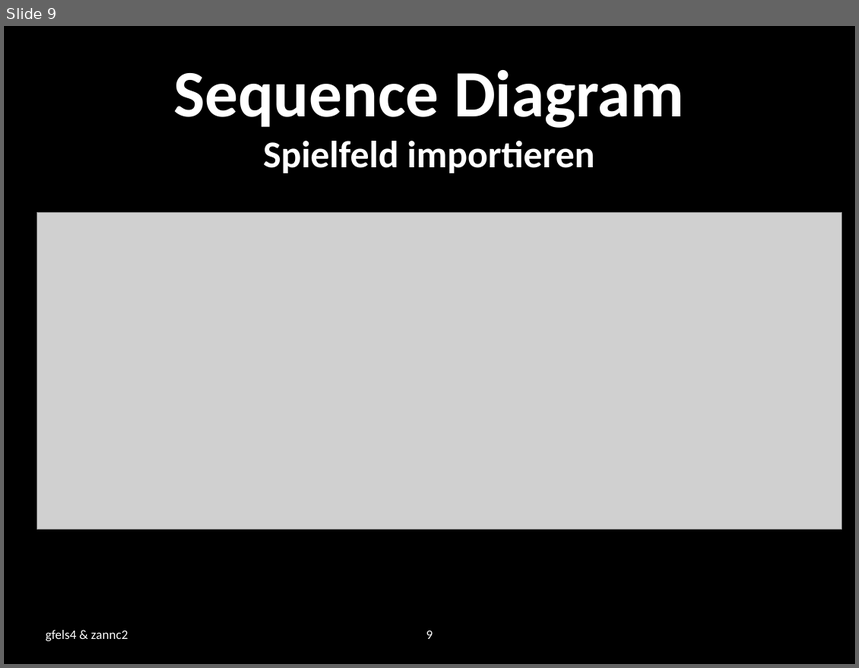
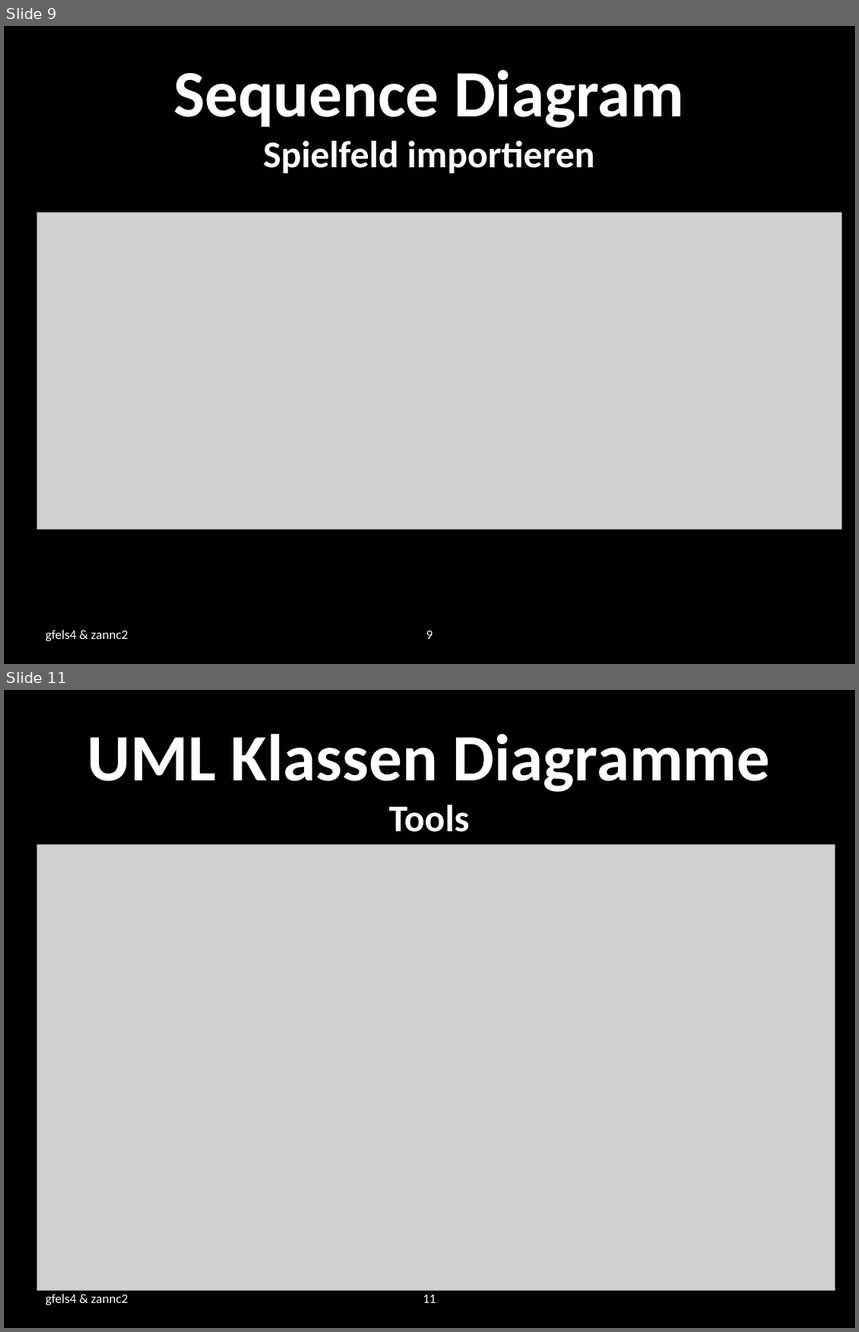
Before and after one commit to zannc2/SearchRobot, a slide deck: SearchRobot/doc/presentation.pptx. Shown one above the other, each under a label of ours: slide 9 before the commit, slides 9 and 11 after it; the slides between them are not shown. The pictures are 859x668 and 859x1332 pixels, drawn with LibreOffice and Linux fonts; fonts in the diff are those of the drawing; grey boxes stand for pictures; background and template pictures are left out. Boxes give left, top, right and bottom in pixels: in the first picture for what was removed or moved away, otherwise in the second. Text is boxed around its words. In the diff, an @@ line names an element or a change of style, - is before the commit and + after.

Commit message:
diverse Diagramme für Präsentation

```diff
--- a/SearchRobot/doc/presentation.pptx
+++ b/SearchRobot/doc/presentation.pptx
@@ slide 11 added at box(4, 690, 855, 1328), background picture (left out) @@
@@ title added at box(88, 734, 770, 832), 56 pt, text #FFFFFF, bold @@
+UML Klassen Diagramme
+Tools
@@ picture added at box(37, 845, 835, 1291) @@
@@ text added at box(46, 1294, 129, 1306), 11 pt, text #FFFFFF @@
+gfels4 & zannc2
@@ page number added at box(423, 1295, 436, 1303), 11 pt, text #FFFFFF @@
+11
```
Also in this commit, not shown: 1 slide changed, 5 other slides added, 29 other files.
